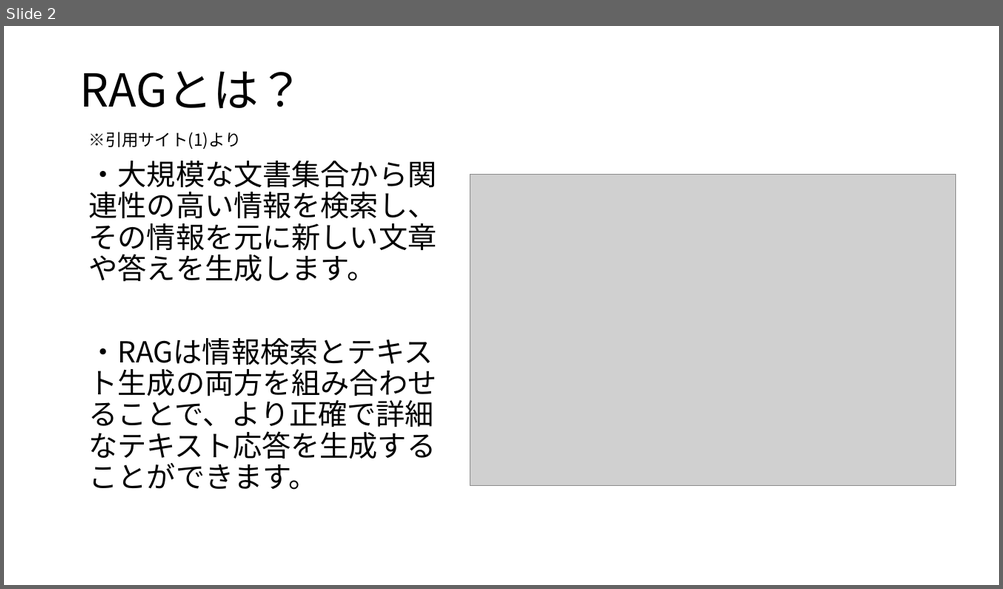
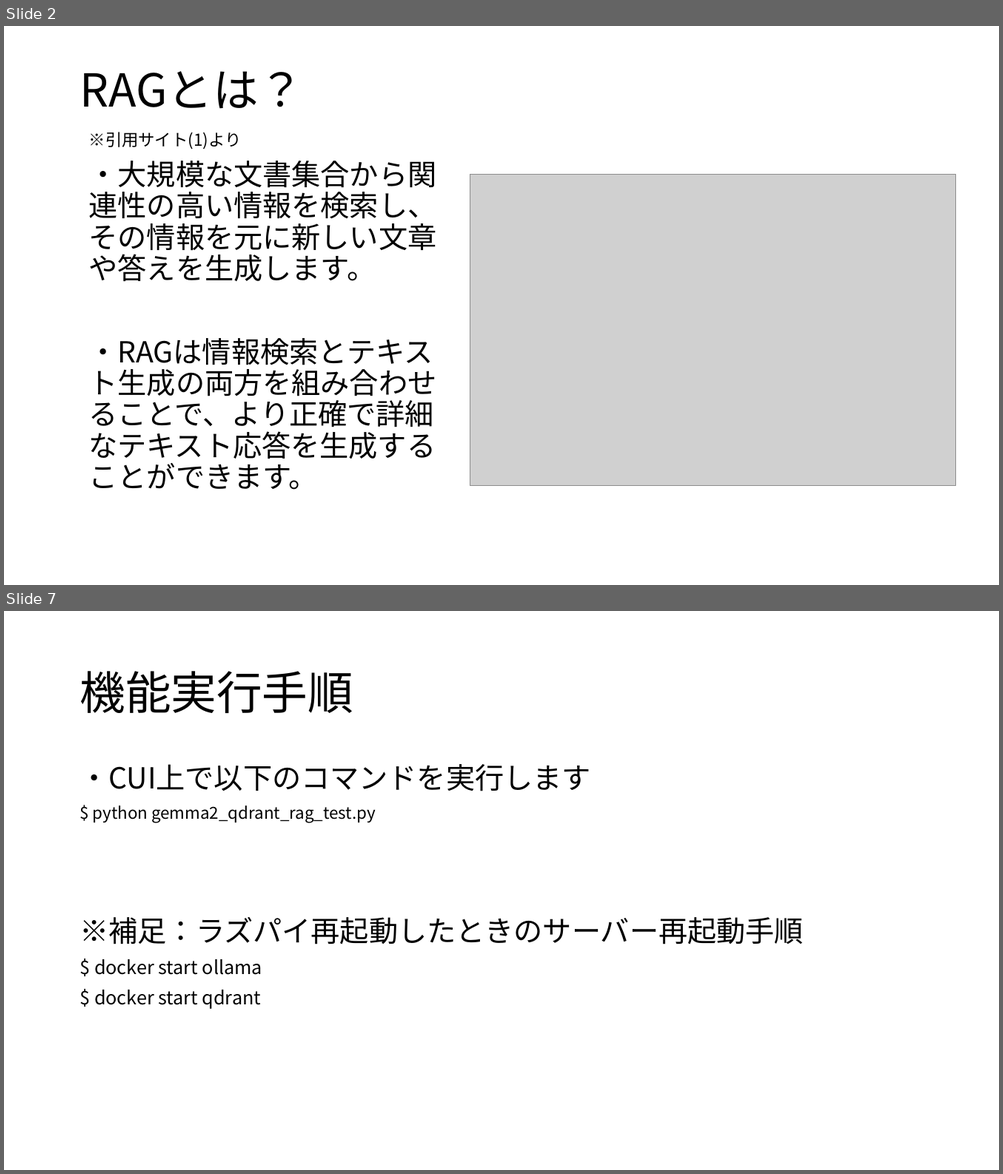
Before and after one commit to koga-miko/misc, a slide deck: raspberry-pi-report/RAGの検証.pptx. Shown one above the other, each under a label of ours: slide 2 before the commit, slides 2 and 7 after it; the slides between them are not shown. The pictures are 1003x589 and 1003x1174 pixels, drawn with LibreOffice and Linux fonts; fonts in the diff are those of the drawing; grey boxes stand for pictures. Boxes give left, top, right and bottom in pixels: in the first picture for what was removed or moved away, otherwise in the second. Text is boxed around its words. In the diff, an @@ line names an element or a change of style, - is before the commit and + after.

```diff
--- a/raspberry-pi-report/RAGの検証.pptx
+++ b/raspberry-pi-report/RAGの検証.pptx
@@ slide 7 added at bbox=[4, 611, 999, 1170], background #FFFFFF @@
@@ title added at bbox=[79, 671, 353, 713], 44 pt, text #000000 @@
+機能実行手順
@@ text added at bbox=[79, 764, 802, 1009], 28 pt, text #000000 @@
+・CUI上で以下のコマンドを実行します
+$ python gemma2_qdrant_rag_test.py
+※補足：ラズパイ再起動したときのサーバー再起動手順
+$ docker start ollama
+$ docker start qdrant
```
Also in this commit, not shown: 3 slides changed, 2 other slides added, 1 slide removed, 5 other files.
